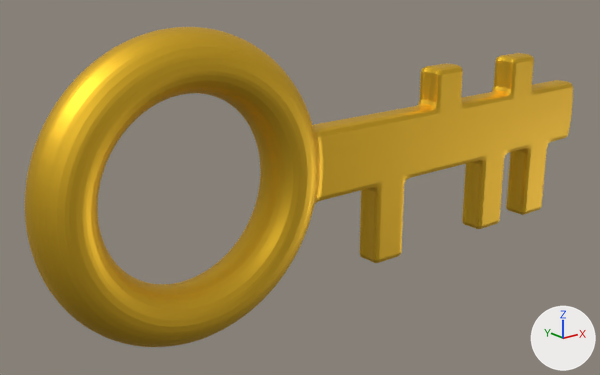
Renders of the FBX model LSDJam/Assets/Collecables/Key/SM_Key.fbx from each side of a commit.
The view is the same before and after, from a 50 mm lens placed at (-2.32, -3.56, 1.3), pointed at (0.68, 0.19, -0.2). Arrows for +X, +Y and +Z are at lower right; the lights stay in place. Where no turn or scale is listed for an object, it has been applied to the vertices.

In view in the first picture: 'Gold Key'.
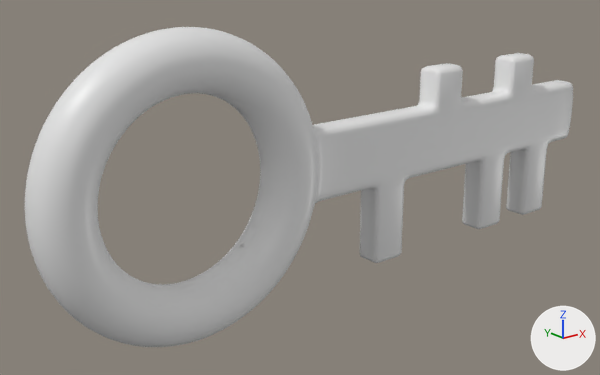
The newer file is also turned or shifted as a whole; pictures and numbers use the older file's frame.

Boxes (x1, y1, x2, y2) around the edits, measured in the pictures (600 x 375 px):
'Gold Key', recoloured, shading changed (yellow to white): (25, 27, 573, 347) in both

Patch to the scene script:
```diff
--- a/LSDJam/Assets/Collecables/Key/SM_Key.fbx.py
+++ b/LSDJam/Assets/Collecables/Key/SM_Key.fbx.py
@@ mat_gold @@
+mat_gold = principled_material('Gold')
+mat_gold.base_color = (0.8, 0.8, 0.8)  # white #e7e7e7
+mat_gold.roughness = 0.4
@@ me_torus_001 @@
 me_torus_001.from_pydata(...)  # 6534 vertices, 6534 faces; spans x -0.84..3.31, y -0.16..0.16, z -0.84..0.84
 # used by ob_gold_key; location = (-0.224, 0.0, 0.0)
-me_torus_001.materials.append(mat_metal)  # yellow #f1c337
+# me_torus_001 part 1: edges marked sharp go from 10609 to 0
+me_torus_001.materials.append(mat_gold)  # white #e7e7e7
```
